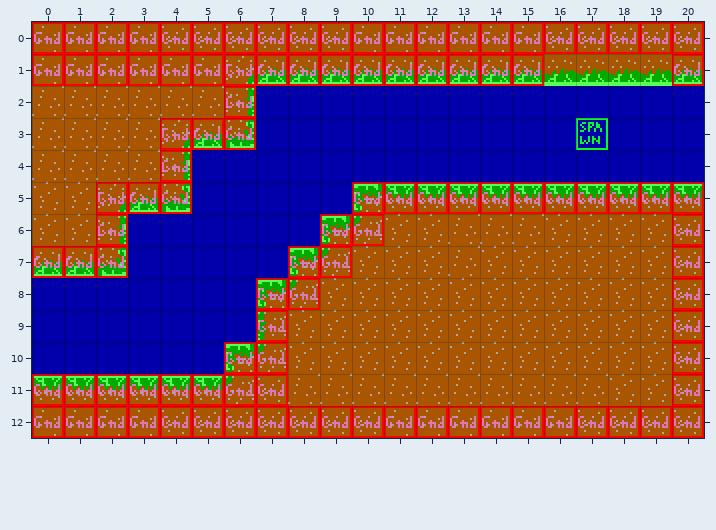
A Tiled map gets an edit: levels/0405.tmx. That is the earlier state.
Cells are 16x16 px. Shown: x 0..20, y 0..12.
Once edited:
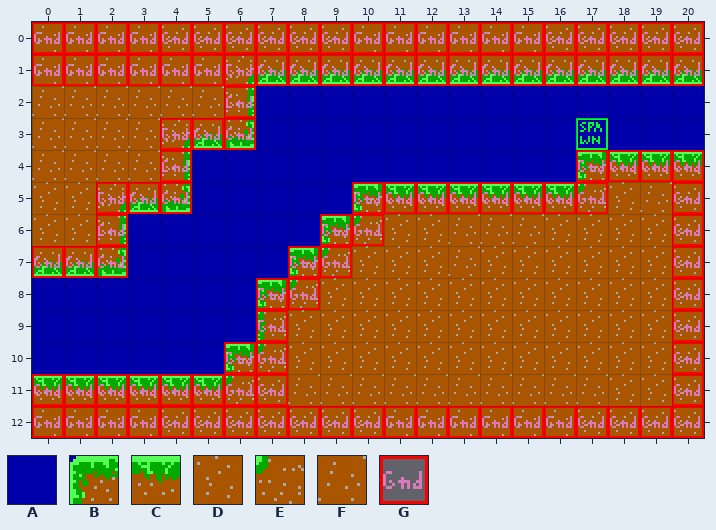
Key: from "Tileset": A 44, B 81, C 82, D 102, E 121, F 122; from "obj_layer": G 1.
_ is an empty cell.
Tiles replaced or removed in this view: A, C, G.
Edits made:
Changed rows in their new state; . is an unchanged cell.
Layer "bg":
first column x 17:
 4 BCCC
 5 EDFD
Layer "col":
first column x 16:
 1 GGGG.
 4 .GGGG
 5 ..__.
